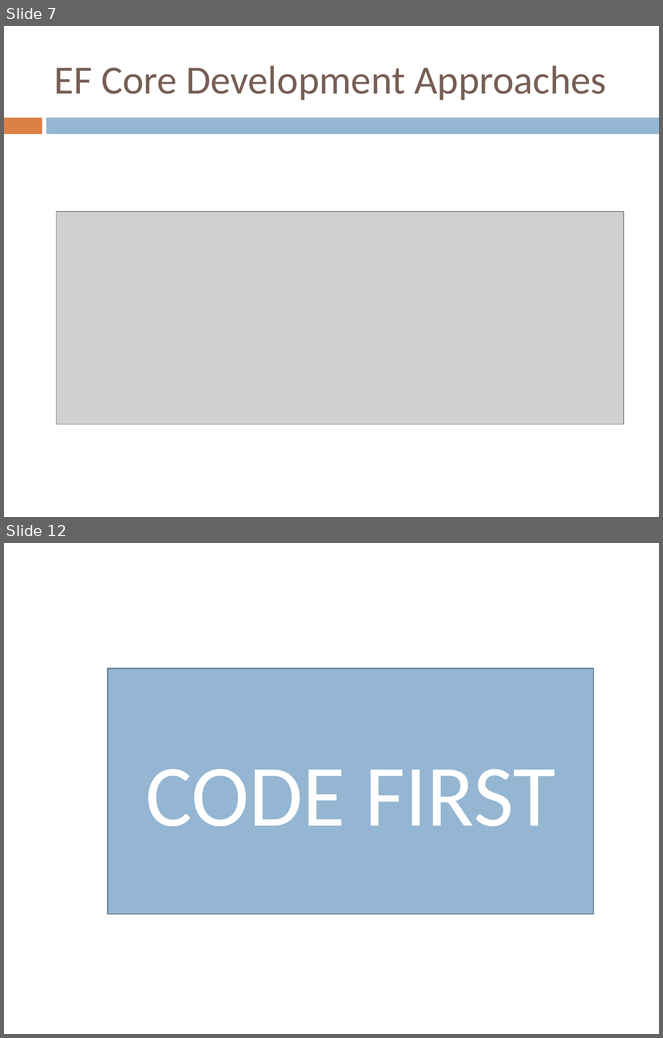
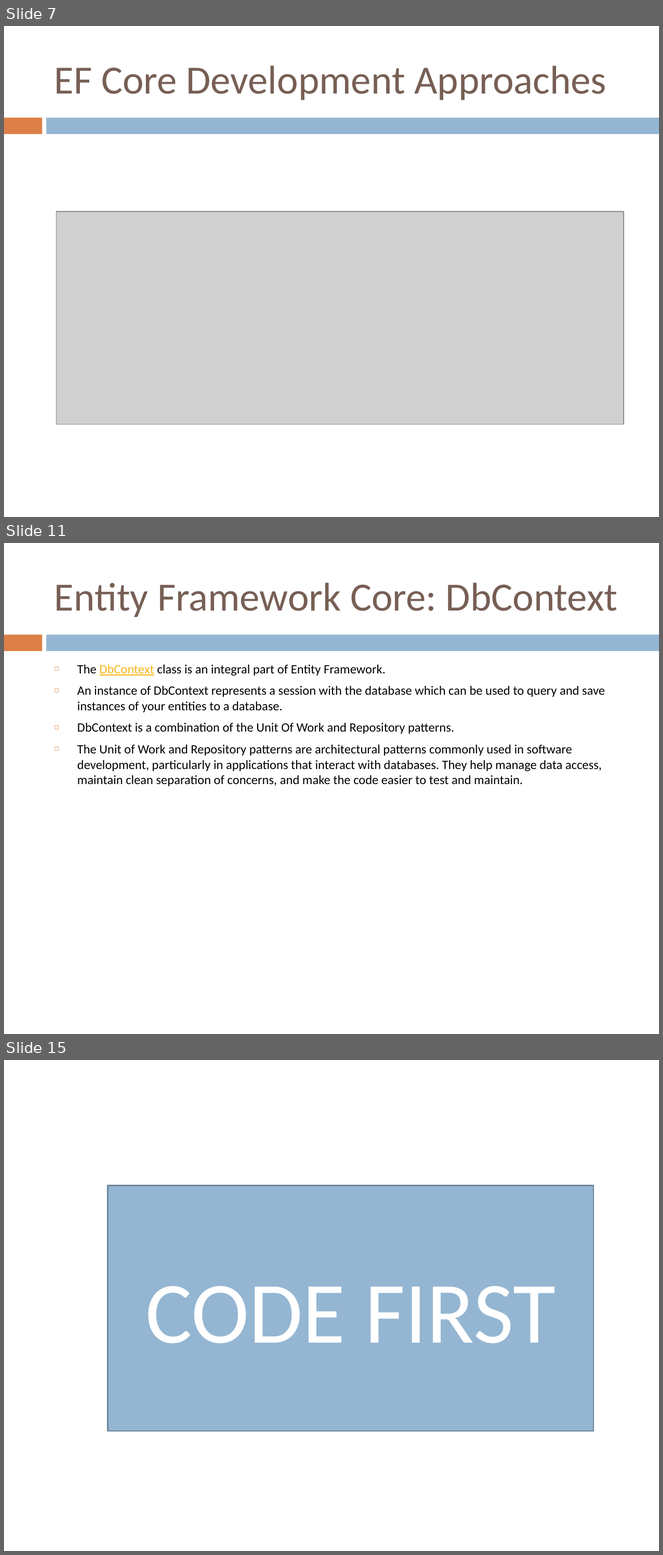
Before and after one commit to ADMDOTNETANGULAR/adm-dotnet-angular, a slide deck: Week-5/EnityFramework_Core.pptx. Shown one above the other, each under a label of ours: slides 7 and 12 before the commit, slides 7, 11 and 15 after it; the slides between them are not shown. The pictures are 663x1038 and 663x1555 pixels, drawn with LibreOffice and Linux fonts; fonts in the diff are those of the drawing; grey boxes stand for pictures. Boxes give left, top, right and bottom in pixels: in the first picture for what was removed or moved away, otherwise in the second. Text is boxed around its words. In the diff, an @@ line names an element or a change of style, - is before the commit and + after.

```diff
--- a/Week-5/EnityFramework_Core.pptx
+++ b/Week-5/EnityFramework_Core.pptx
@@ slide 11 added at <box>4,543,659,1034</box>, background #FFFFFF; not listed: 2 template elements that a slide beside it also shows @@
@@ title added at <box>54,583,618,617</box>, 44 pt, text #775F55 @@
+Entity Framework Core: DbContext
@@ text added at <box>77,665,605,786</box>, 14 pt, text #000000 @@
+◻ The DbContext class is an integral part of Entity Framework.
+◻ An instance of DbContext represents a session with the database which can be used to query and save instances of your entities to a database.
+◻ DbContext is a combination of the Unit Of Work and Repository patterns.
+◻ The Unit of Work and Repository patterns are architectural patterns commonly used in software development, particularly in applications that interact with databases. They help manage data access, maintain clean separation of concerns, and make the code easier to test and maintain.
@@ what was slide 12 is now slide 15 @@
```
Also in this commit, not shown: 8 slides changed, 6 other slides added, 10 other files.
